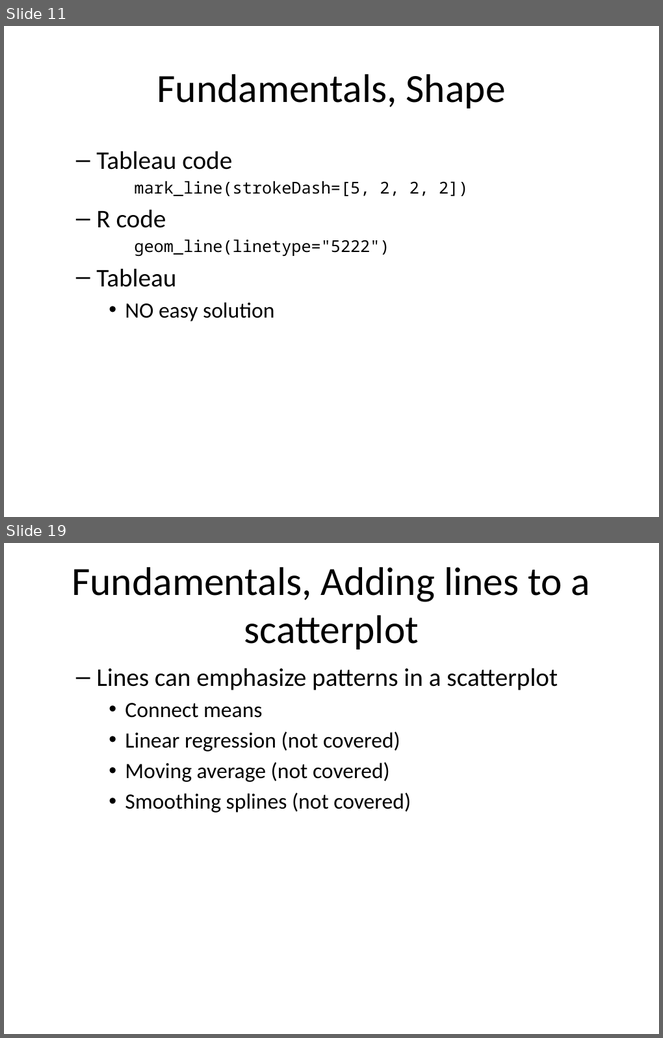
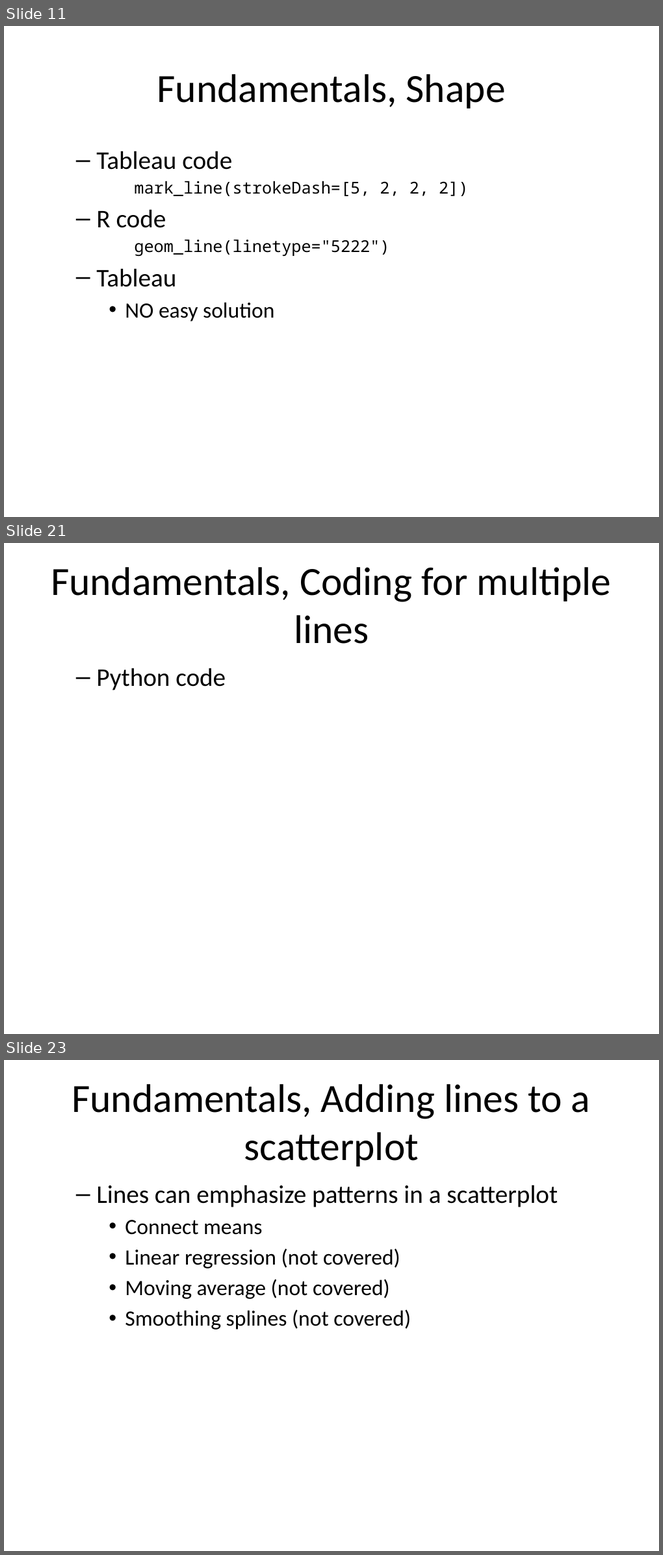
Before and after one commit to pmean/data-visualization, a slide deck: data-viz-03/component/fundamentals.pptx. Shown one above the other, each under a label of ours: slides 11 and 19 before the commit, slides 11, 21 and 23 after it; the slides between them are not shown. The pictures are 663x1038 and 663x1555 pixels, drawn with LibreOffice and Linux fonts; fonts in the diff are those of the drawing. Boxes give left, top, right and bottom in pixels: in the first picture for what was removed or moved away, otherwise in the second. Text is boxed around its words. In the diff, an @@ line names an element or a change of style, - is before the commit and + after.

Commit message:
Started multi-line graphs in data-viz-03

```diff
--- a/data-viz-03/component/fundamentals.pptx
+++ b/data-viz-03/component/fundamentals.pptx
@@ slide 21 added at <box>4,543,659,1034</box>, background #FFFFFF @@
@@ title added at <box>51,567,612,644</box>, 44 pt, text #000000 @@
+Fundamentals, Coding for multiple lines
@@ text added at <box>96,668,226,691</box>, 28 pt, text #000000 @@
+  – Python code
@@ what was slide 19 is now slide 23 @@
```
Also in this commit, not shown: 5 slides changed, 4 other slides added, 1 slide removed, 9 other files.
